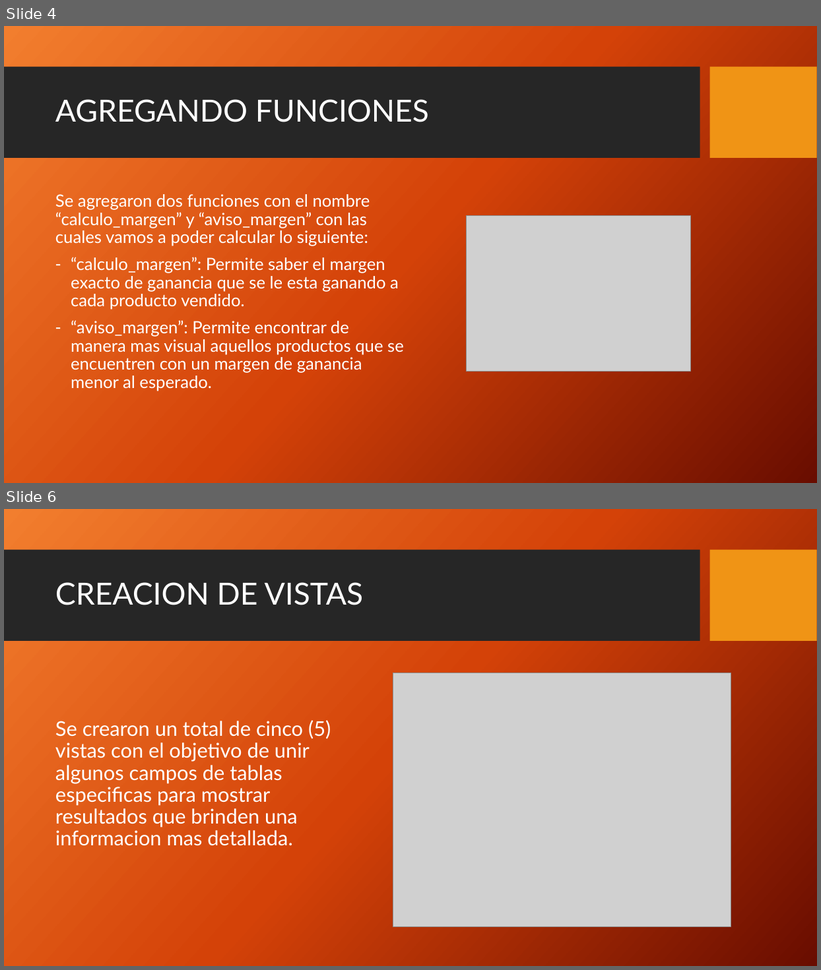
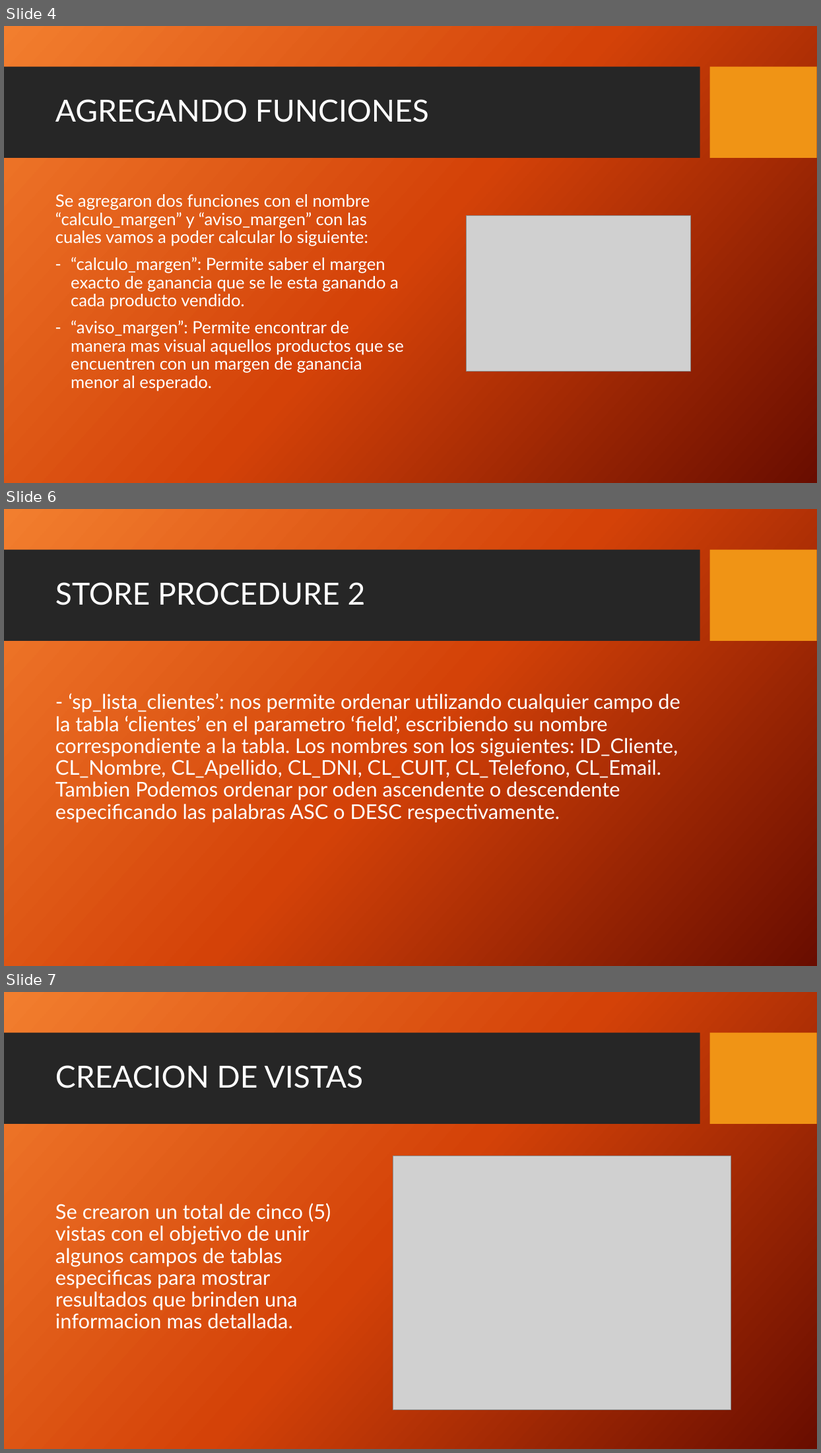
Before and after one commit to AgustinTogni/CoderHouseSQL, a slide deck: Presentacion Proyecto Final.pptx. Shown one above the other, each under a label of ours: slides 4 and 6 before the commit, slides 4, 6 and 7 after it; the slides between them are not shown. The pictures are 821x970 and 821x1453 pixels, drawn with LibreOffice and Linux fonts; fonts in the diff are those of the drawing; grey boxes stand for pictures; background and template pictures are left out. Boxes give left, top, right and bottom in pixels: in the first picture for what was removed or moved away, otherwise in the second. Text is boxed around its words. In the diff, an @@ line names an element or a change of style, - is before the commit and + after.

```diff
--- a/Presentacion Proyecto Final.pptx
+++ b/Presentacion Proyecto Final.pptx
@@ slide 6 added at bbox=[4, 509, 817, 966], background picture (left out); not listed: 2 template elements that a slide beside it also shows @@
@@ title added at bbox=[55, 582, 366, 605], 36 pt, text #FFFFFF @@
+STORE PROCEDURE 2
@@ text added at bbox=[55, 693, 680, 823], 24 pt, text #FFFFFF @@
+- ‘sp_lista_clientes’: nos permite ordenar utilizando cualquier campo de la tabla ‘clientes’ en el parametro ‘field’, escribiendo su nombre correspondiente a la tabla. Los nombres son los siguientes: ID_Cliente, CL_Nombre, CL_Apellido, CL_DNI, CL_CUIT, CL_Telefono, CL_Email. Tambien Podemos ordenar por oden ascendente o descendente especificando las palabras ASC o DESC respectivamente.
@@ what was slide 6 is now slide 7 @@
```
Also in this commit, not shown: 1 slide changed, 1 other slide added, 1 slide removed.
